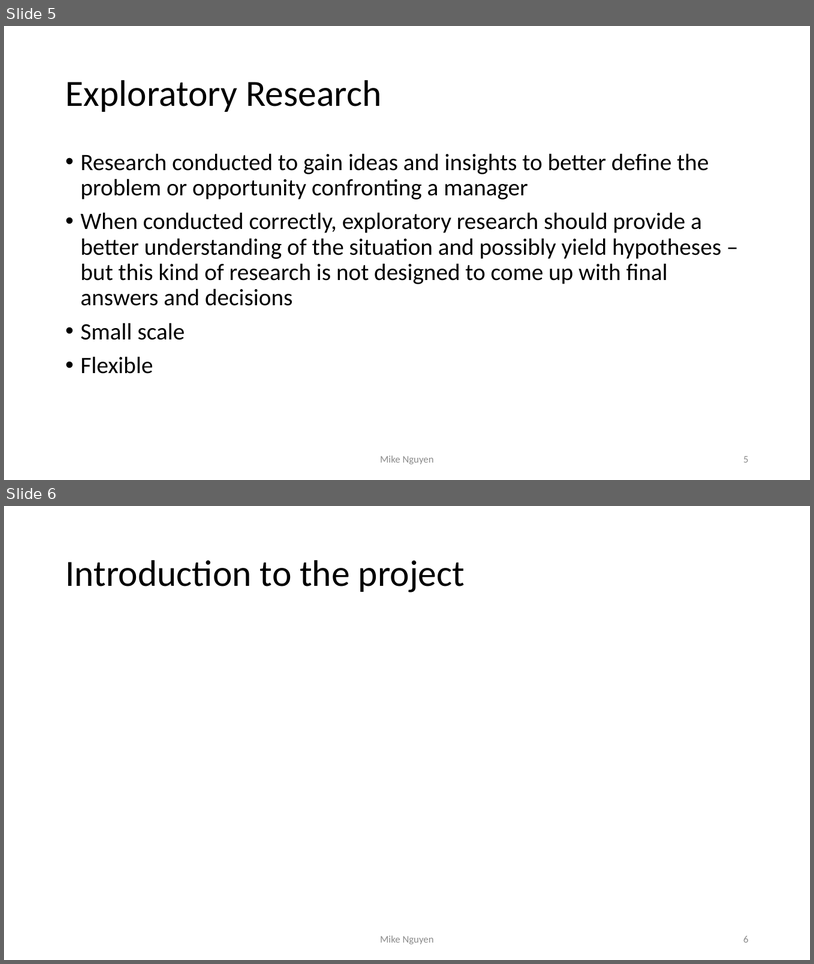
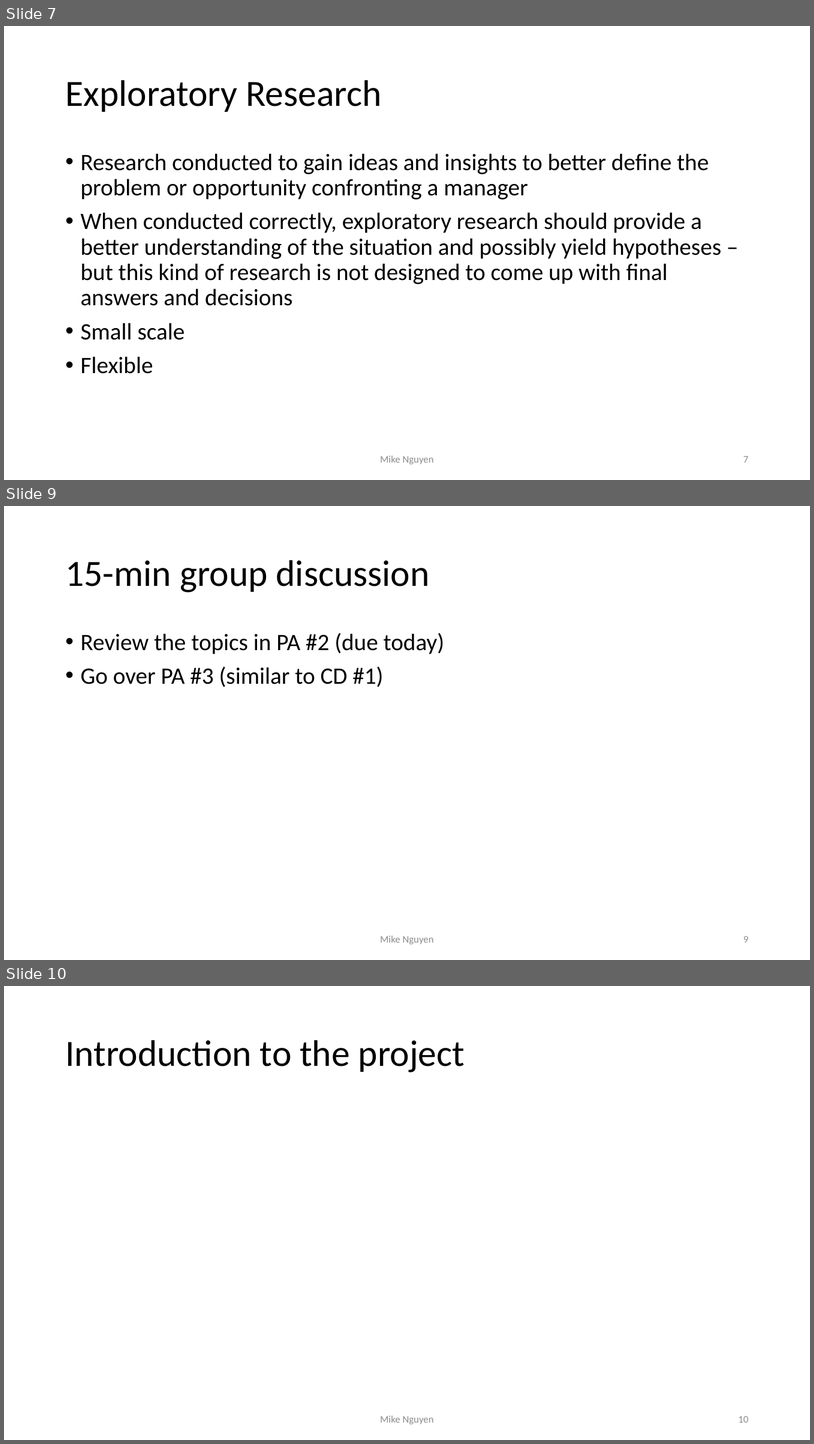
Before and after one commit to mikenguyen13/mar4050, a slide deck: lectures/2/1_Problem & Intro to Project.pptx. Shown one above the other, each under a label of ours: slides 5 and 6 before the commit, slides 7, 9 and 10 after it; the slides between them are not shown. The pictures are 814x964 and 814x1444 pixels, drawn with LibreOffice and Linux fonts; fonts in the diff are those of the drawing. Boxes give left, top, right and bottom in pixels: in the first picture for what was removed or moved away, otherwise in the second. Text is boxed around its words. In the diff, an @@ line names an element or a change of style, - is before the commit and + after.

```diff
--- a/lectures/2/1_Problem & Intro to Project.pptx
+++ b/lectures/2/1_Problem & Intro to Project.pptx
@@ slide 9 added at <box>4,506,810,960</box>, background #FFFFFF @@
@@ title added at <box>65,560,430,592</box>, 44 pt, text #000000 @@
+15-min group discussion
@@ text added at <box>81,633,445,687</box>, 28 pt, text #000000 @@
+• Review the topics in PA #2 (due today)
+• Go over PA #3 (similar to CD #1)
@@ text added at <box>380,935,434,944</box>, 12 pt, text #8C8C8C @@
+Mike Nguyen
@@ page number added at <box>744,936,749,942</box>, 12 pt, text #8C8C8C @@
+9
@@ what was slide 5 is now slide 7 @@
@@ page number at <box>744,456,749,462</box>: text changed @@
-5
+7
@@ what was slide 6 is now slide 10 @@
@@ page number at <box>738,1416,749,1422</box>: text changed @@
-6
+10
```
Also in this commit, not shown: 1 slide changed, 4 other slides added, 8 other files.
